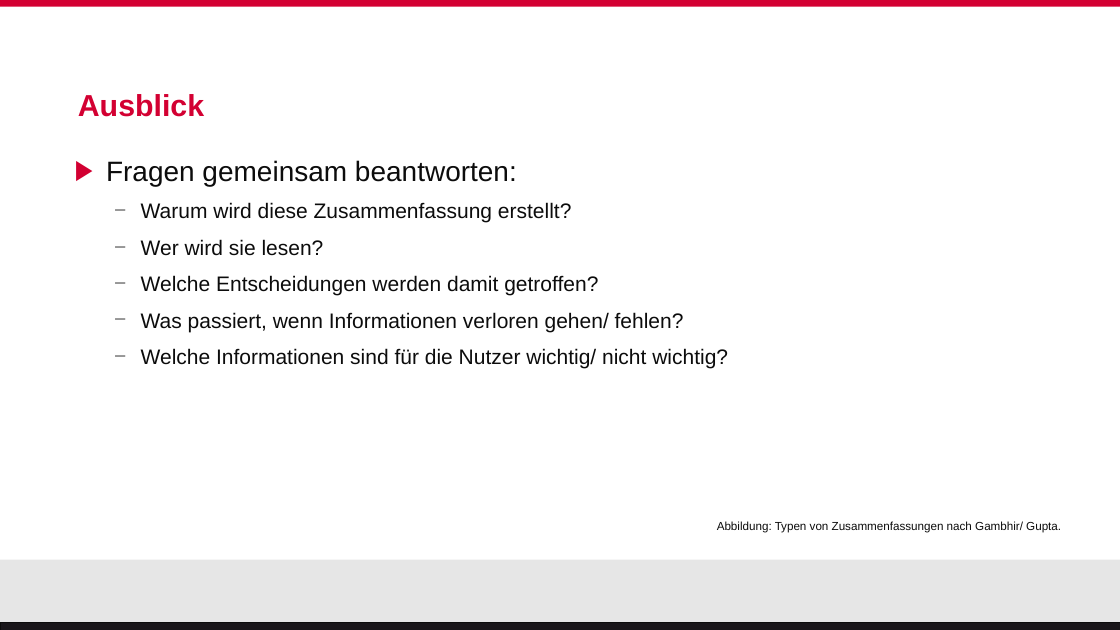
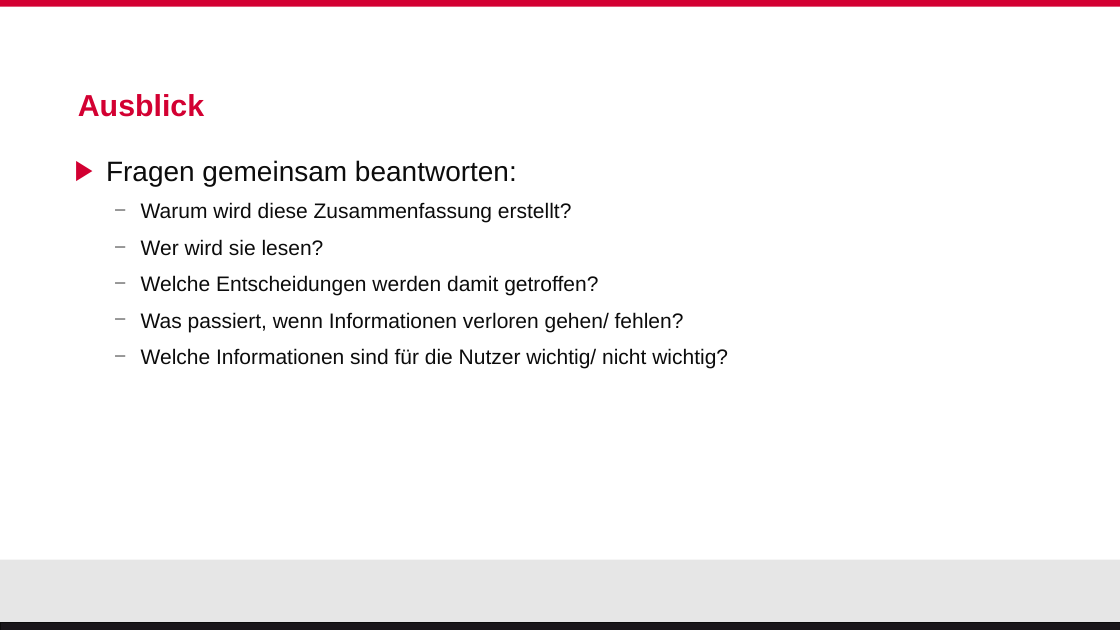
Before and after one commit to DidiDerDenker/ATS, a slide deck: slide 12 of Thesis/Präsentation Vorarbeiten Vogel.pptx. Drawn at 1120x630 pixels with LibreOffice and Linux fonts; fonts in the diff are those of the drawing; background and template pictures are left out. Boxes give left, top, right and bottom in pixels: in the first picture for what was removed or moved away, otherwise in the second. Text is boxed around its words. In the diff, an @@ line names an element or a change of style, - is before the commit and + after.

```diff
--- a/Thesis/Präsentation Vorarbeiten Vogel.pptx
+++ b/Thesis/Präsentation Vorarbeiten Vogel.pptx
@@ text removed at (717, 521, 1061, 533) @@
-Abbildung: Typen von Zusammenfassungen nach Gambhir/ Gupta.
```
Also in this commit, not shown: 1 other slide changed, 41 other files.
